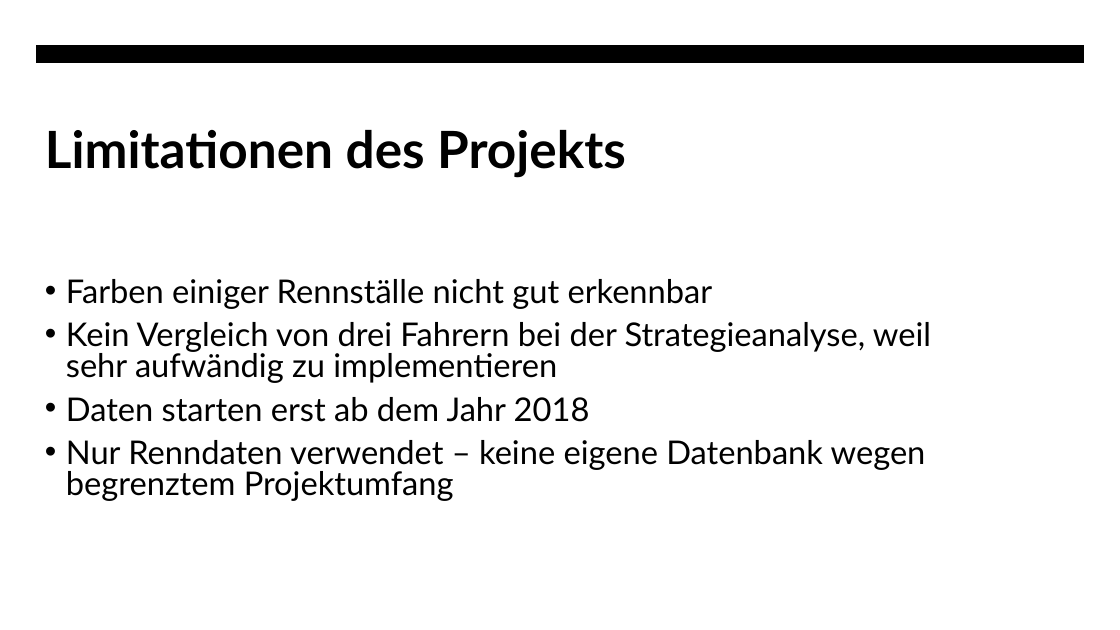
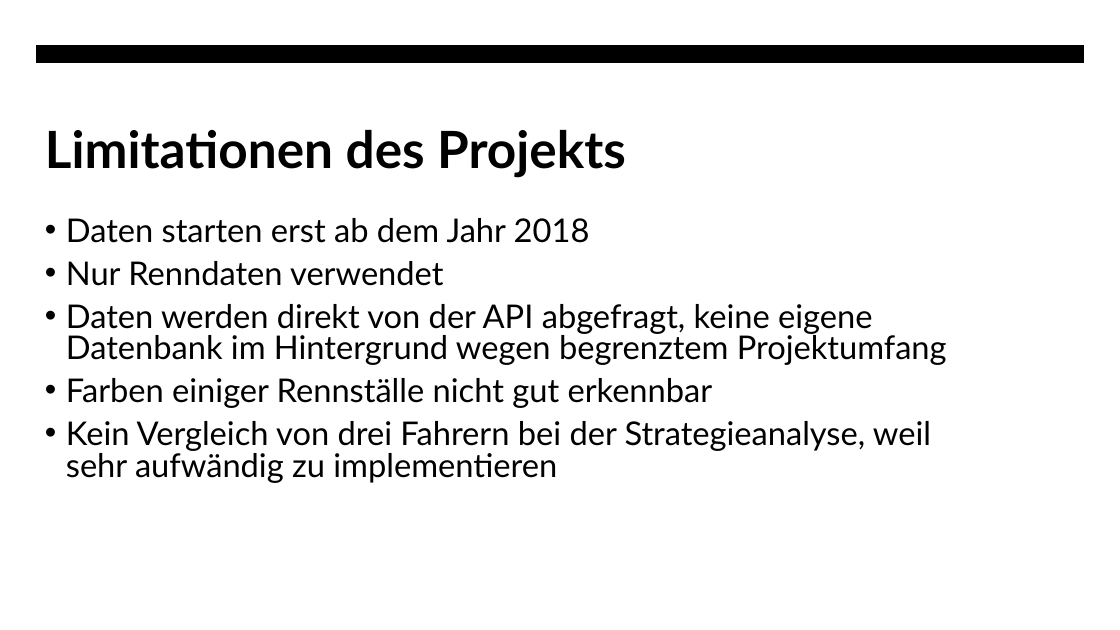
Before and after one commit to Chris-0303/Racing_Insights, a slide deck: slide 4 of Präsentation_Racing_Insights.pptx (slide 9 before the commit). Drawn at 1120x630 pixels with LibreOffice and Linux fonts; fonts in the diff are those of the drawing. Boxes give left, top, right and bottom in pixels: in the first picture for what was removed or moved away, otherwise in the second. Text is boxed around its words. In the diff, an @@ line names an element or a change of style, - is before the commit and + after.

```diff
--- a/Präsentation_Racing_Insights.pptx
+++ b/Präsentation_Racing_Insights.pptx
@@ text "Daten starten erst ab dem ...": place and size @@
-text "Daten starten erst ab dem ..." at [66,279,931,501]
+text "Daten starten erst ab dem ..." at [66,218,947,483]
@@ text at [66,218,947,365]: paragraphs added @@
+• Daten starten erst ab dem Jahr 2018
+• Nur Renndaten verwendet
+• Daten werden direkt von der API abgefragt, keine eigene Datenbank im Hintergrund wegen begrenztem Projektumfang
@@ text at [66,397,926,501]: paragraphs removed @@
-• Daten starten erst ab dem Jahr 2018
-• Nur Renndaten verwendet – keine eigene Datenbank wegen begrenztem Projektumfang
```
Also in this commit, not shown: 2 other slides changed.
